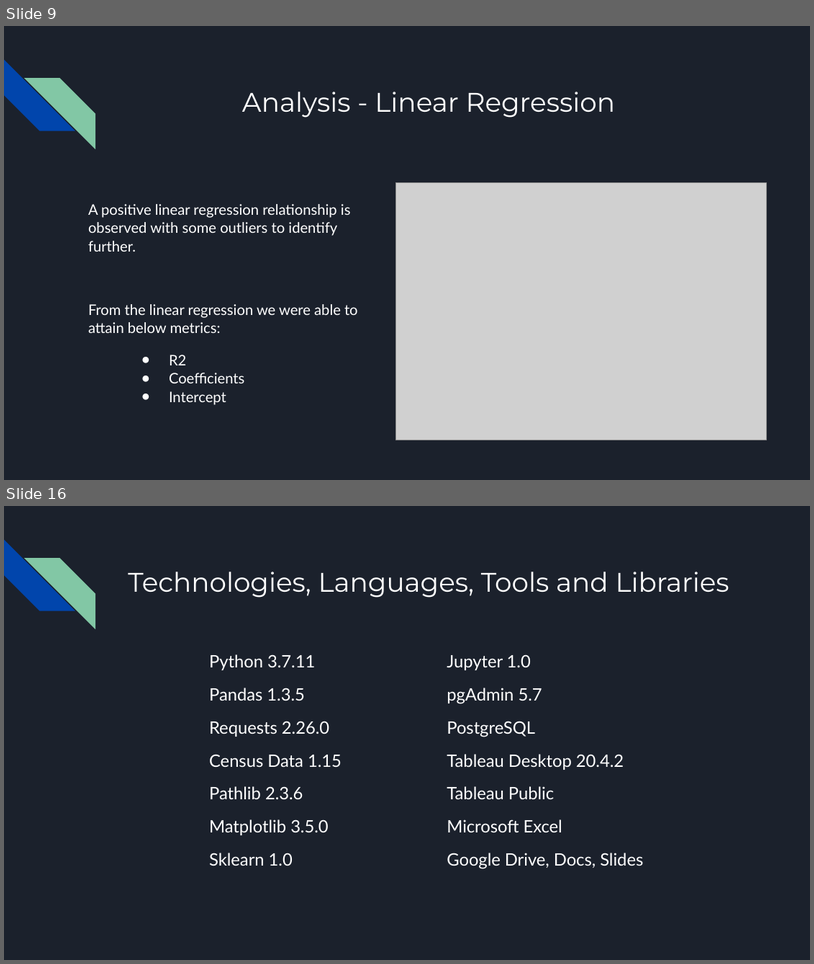
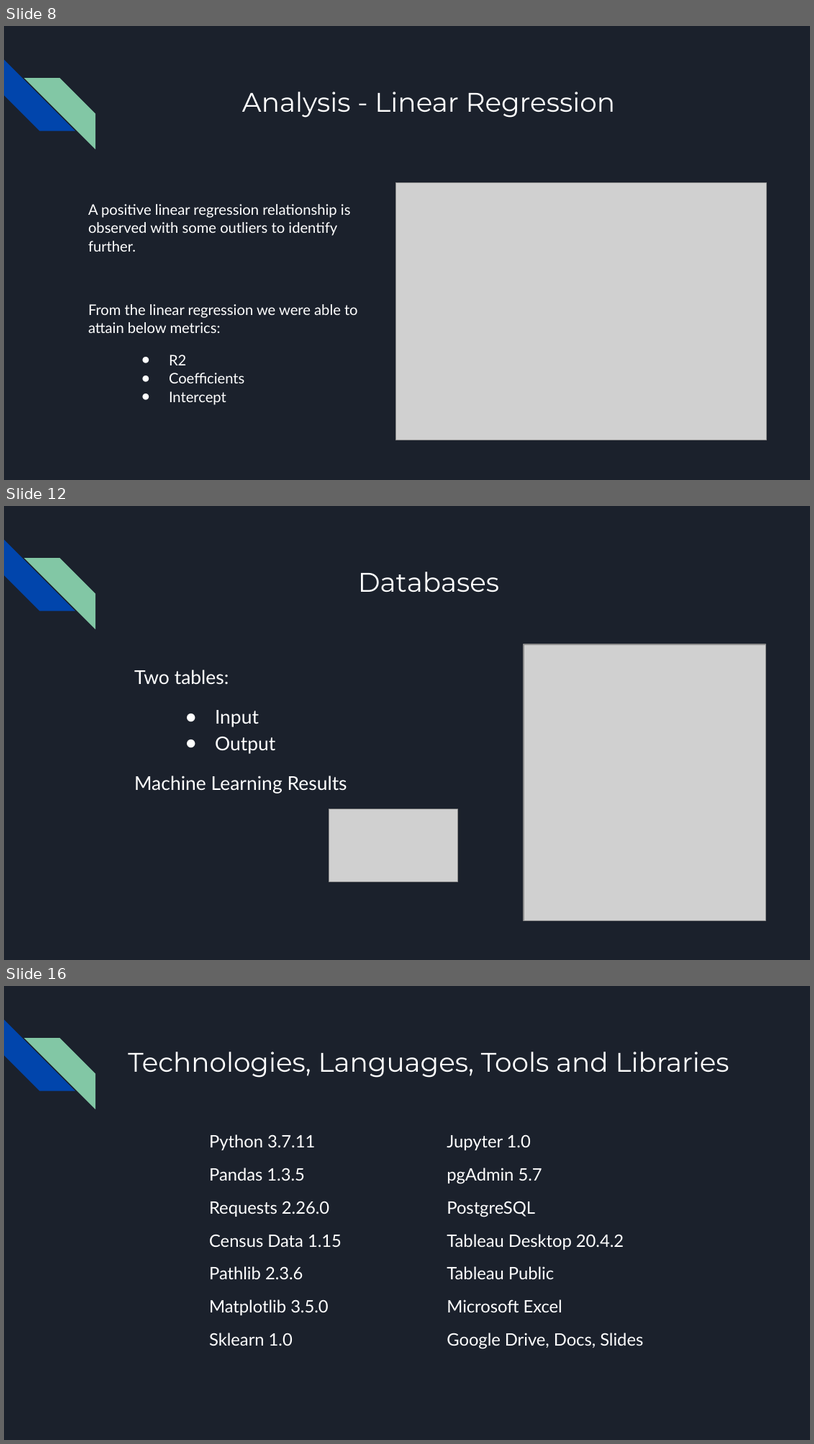
Before and after one commit to VickyCarlson/PCI_Growth, a slide deck: Effect of Educational Attainment on per Capita Growth by State.pptx. Shown one above the other, each under a label of ours: slides 9 and 16 before the commit, slides 8, 12 and 16 after it; the slides between them are not shown. The pictures are 814x964 and 814x1444 pixels, drawn with LibreOffice and Linux fonts; fonts in the diff are those of the drawing; grey boxes stand for pictures. Boxes give left, top, right and bottom in pixels: in the first picture for what was removed or moved away, otherwise in the second. Text is boxed around its words. In the diff, an @@ line names an element or a change of style, - is before the commit and + after.

```diff
--- a/Effect of Educational Attainment on per Capita Growth by State.pptx
+++ b/Effect of Educational Attainment on per Capita Growth by State.pptx
@@ slide 12 added at [4,506,810,960], background #1B212C; not listed: 2 template elements that a slide beside it also shows @@
@@ title added at [358,572,499,592], 24 pt, text #FFFFFF @@
+Databases
@@ picture added at [524,644,766,920] @@
@@ text added at [134,669,347,793], 17 pt, text #FFFFFF @@
+Two tables:
+● Input
+● Output
+Machine Learning Results
@@ picture added at [329,809,458,882] @@
@@ what was slide 9 is now slide 8 @@
```
Also in this commit, not shown: 5 slides changed, 2 other slides added, 3 slides removed.
